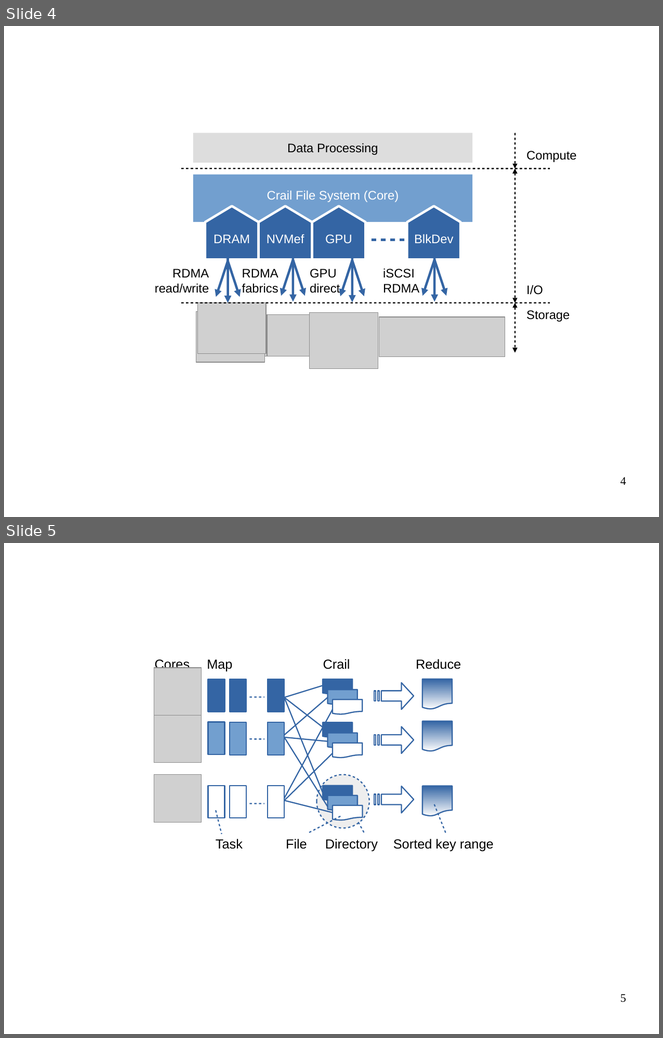
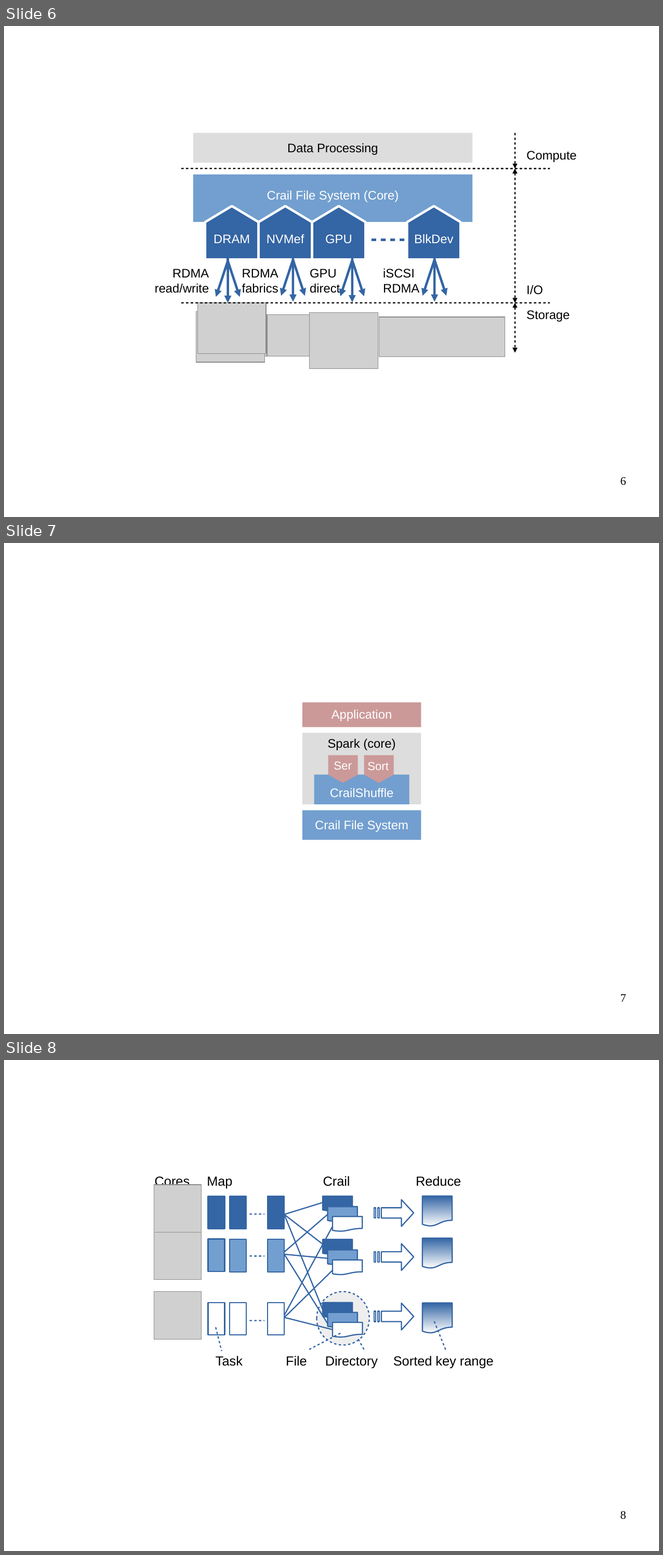
Before and after one commit to apache/incubator-crail-website, a slide deck: _graphix/website.odp. Shown one above the other, each under a label of ours: slides 4 and 5 before the commit, slides 6, 7 and 8 after it. The pictures are 663x1038 and 663x1555 pixels, drawn with LibreOffice and Linux fonts; fonts in the diff are those of the drawing; grey boxes stand for pictures; background and template pictures are left out. Boxes give left, top, right and bottom in pixels: in the first picture for what was removed or moved away, otherwise in the second. Text is boxed around its words. In the diff, an @@ line names an element or a change of style, - is before the commit and + after.

```diff
--- a/_graphix/website.odp
+++ b/_graphix/website.odp
@@ slide 7 added at (4,543,659,1034), background #FFFFFF @@
@@ rectangle added at (302,702,422,727), fill #CC9999 @@
@@ text added at (332,710,392,721), 15 pt, text #FFFFFF @@
+Application
@@ rectangle added at (302,733,422,805), fill #DDDDDD @@
@@ text added at (328,739,396,750), 15 pt, text #000000 @@
+Spark (core)
@@ freeform shape added at (328,755,358,783), fill #CC9999 @@
@@ freeform shape added at (364,755,394,783), fill #CC9999 @@
@@ rectangle added at (314,775,410,805), fill #729FCF @@
@@ text added at (334,761,352,770), 14 pt, text #FFFFFF @@
+Ser
@@ text added at (367,762,389,770), 14 pt, text #FFFFFF @@
+Sort
@@ text added at (330,788,393,797), 15 pt, text #FFFFFF @@
+CrailShuffle
@@ rectangle added at (302,811,422,840), fill #729FCF @@
@@ text added at (315,821,409,832), 15 pt, text #FFFFFF @@
+Crail File System
@@ page number added at (621,994,626,1002), 14 pt, text #000000 @@
+7
@@ what was slide 4 is now slide 6 @@
@@ page number at (621,477,626,486): text changed @@
-4
+6
@@ what was slide 5 is now slide 8 @@
@@ page number at (621,1511,626,1520): text changed @@
-5
+8
```
Also in this commit, not shown: 2 other slides added, 1 other file.
